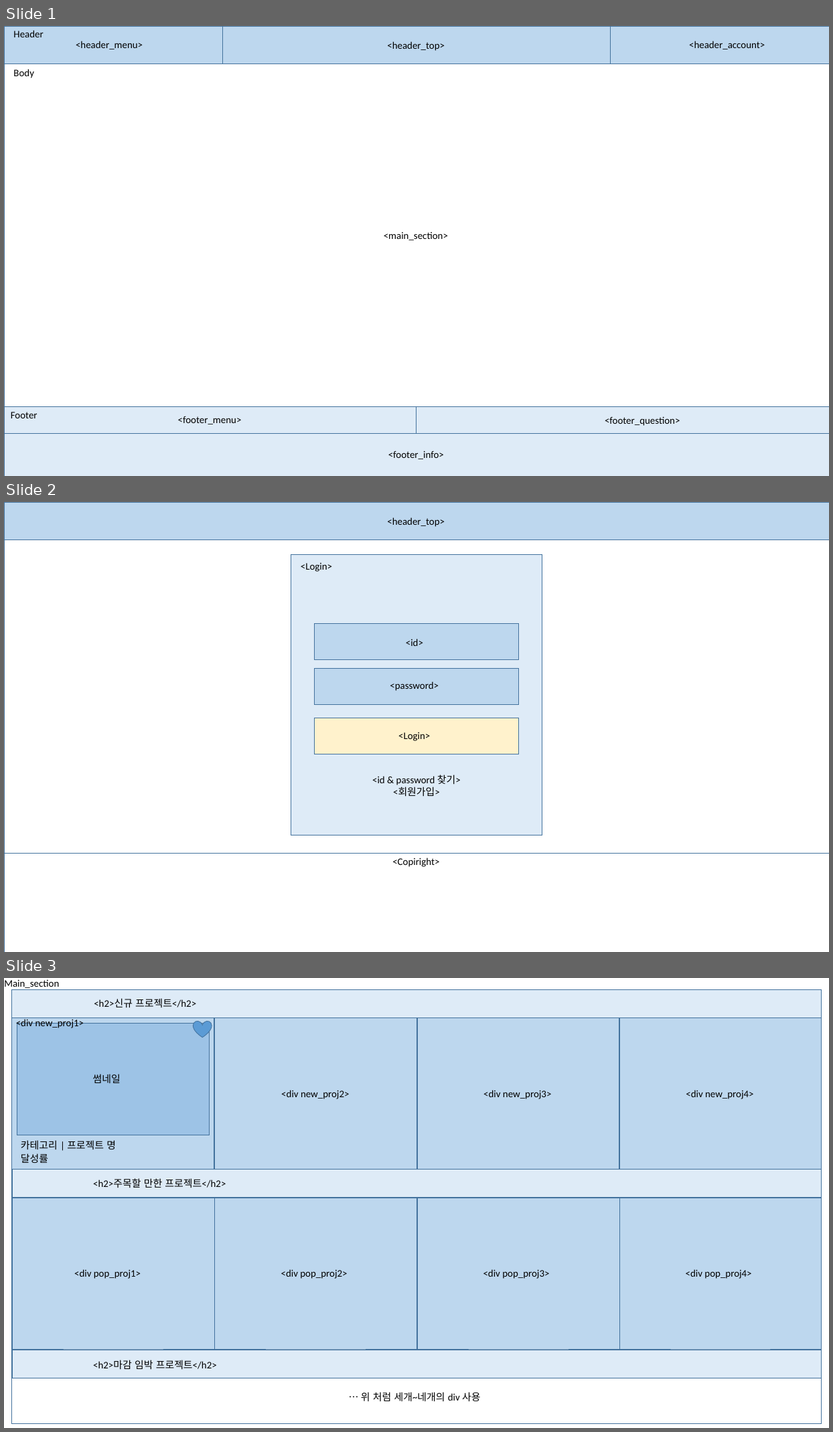
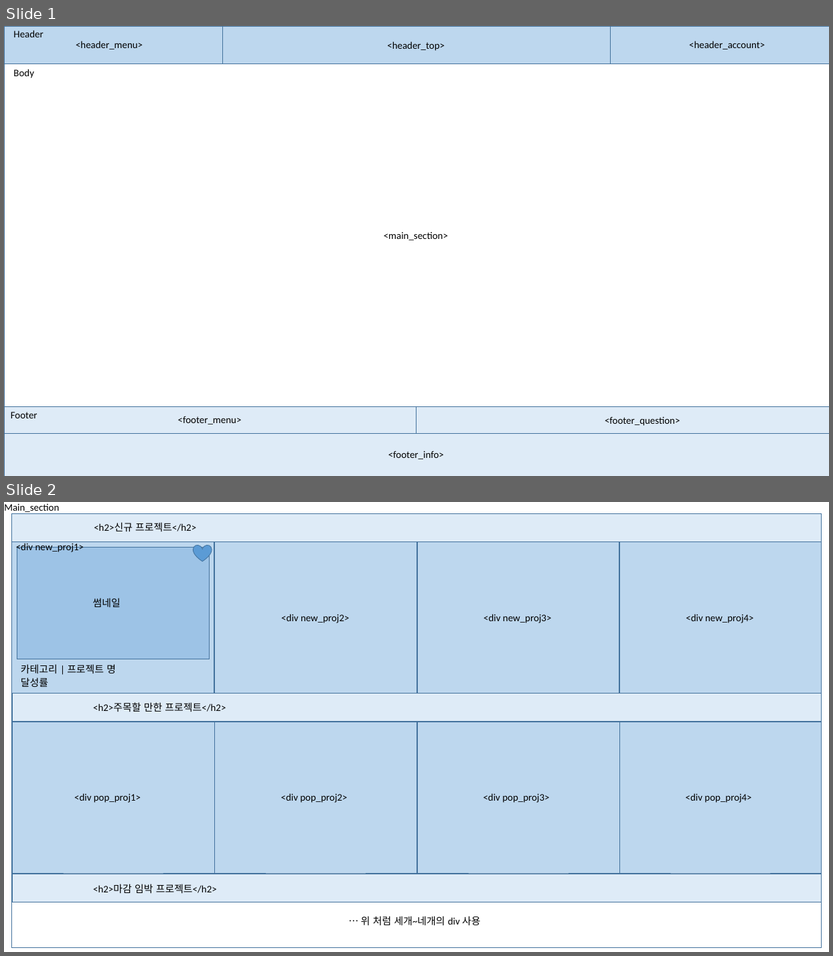
Before and after one commit to azegun/proj21_funding, a slide deck: CSSGuide/스프링프로젝트1.pptx. Shown one above the other, each under a label of ours: slides 1, 2 and 3 before the commit, slides 1 and 2 after it. The pictures are 833x1432 and 833x956 pixels, drawn with LibreOffice and Linux fonts; fonts in the diff are those of the drawing. Boxes give left, top, right and bottom in pixels: in the first picture for what was removed or moved away, otherwise in the second. Text is boxed around its words. In the diff, an @@ line names an element or a change of style, - is before the commit and + after.

Commit message:
한솔_css가이드3

```diff
--- a/CSSGuide/스프링프로젝트1.pptx
+++ b/CSSGuide/스프링프로젝트1.pptx
@@ slide 2 removed at box(4, 502, 829, 952), background #FFFFFF @@
@@ rectangle removed at box(4, 502, 829, 540) @@
@@ rectangle removed at box(4, 502, 829, 540) @@
@@ text removed at box(387, 517, 445, 527) @@
-<header_top>
@@ rectangle removed at box(4, 540, 829, 853) @@
@@ rectangle removed at box(291, 554, 543, 835) @@
@@ text removed at box(301, 563, 332, 572) @@
-<Login>
@@ rectangle removed at box(315, 623, 519, 659) @@
@@ text removed at box(406, 639, 423, 646) @@
-<id>
@@ rectangle removed at box(315, 668, 519, 704) @@
@@ text removed at box(390, 682, 439, 691) @@
-<password>
@@ rectangle removed at box(315, 718, 519, 754) @@
@@ text removed at box(399, 732, 430, 741) @@
-<Login>
@@ text removed at box(372, 775, 461, 797) @@
-<id & password 찾기>
-<회원가입>
@@ rectangle removed at box(4, 853, 829, 952) @@
@@ text removed at box(393, 858, 440, 867) @@
-<Copiright>
@@ what was slide 3 is now slide 2 @@
```
